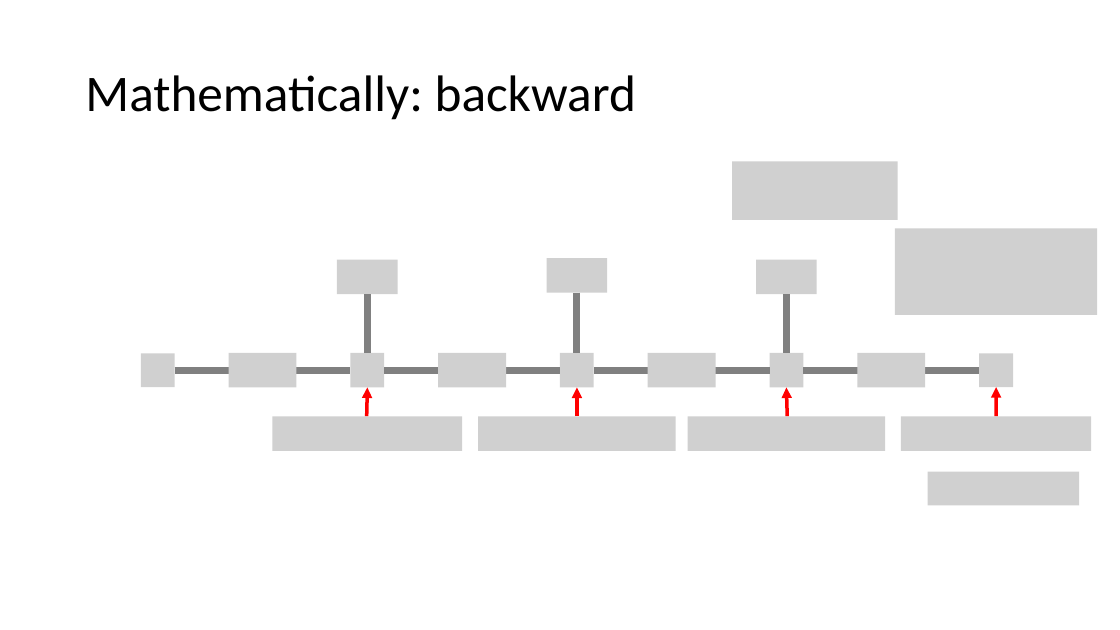
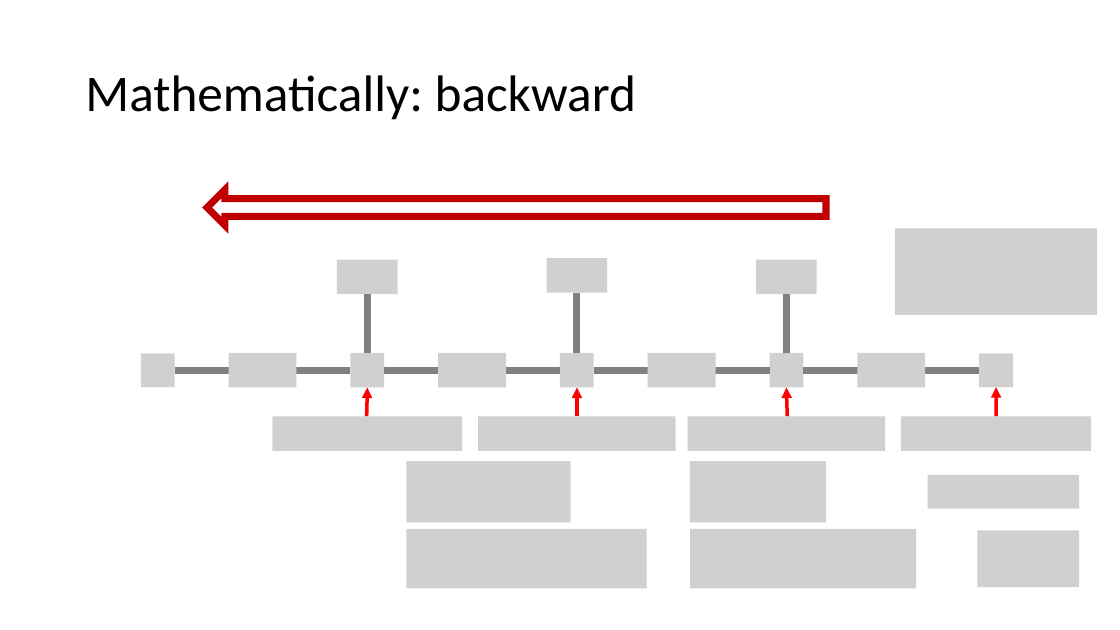
Before and after one commit to MICS-Lab/DeepLearningCourse, a slide deck: slide 25 of Slides_1.pptx. Drawn at 1120x630 pixels with LibreOffice and Linux fonts; fonts in the diff are those of the drawing; grey boxes stand for pictures. Boxes give left, top, right and bottom in pixels: in the first picture for what was removed or moved away, otherwise in the second. Text is boxed around its words. In the diff, an @@ line names an element or a change of style, - is before the commit and + after.

```diff
--- a/Slides_1.pptx
+++ b/Slides_1.pptx
@@ picture removed at <box>732,161,897,220</box> @@
@@ right arrow added at <box>208,190,827,225</box>, outline #C00000 6 pt @@
@@ picture added at <box>407,461,571,523</box> @@
@@ picture added at <box>690,461,826,523</box> @@
@@ picture: place and size @@
-picture at <box>928,471,1079,505</box>
+picture at <box>928,475,1079,508</box>
@@ picture added at <box>407,529,647,589</box> @@
@@ picture added at <box>690,529,916,589</box> @@
@@ picture added at <box>978,530,1080,587</box> @@
```
Also in this commit, not shown: 1 slide added.
